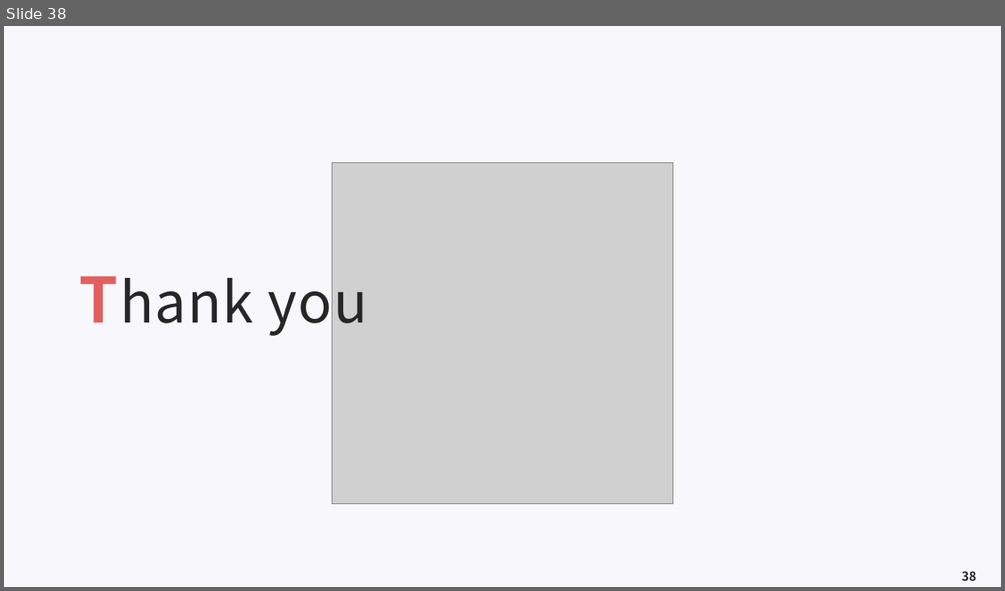
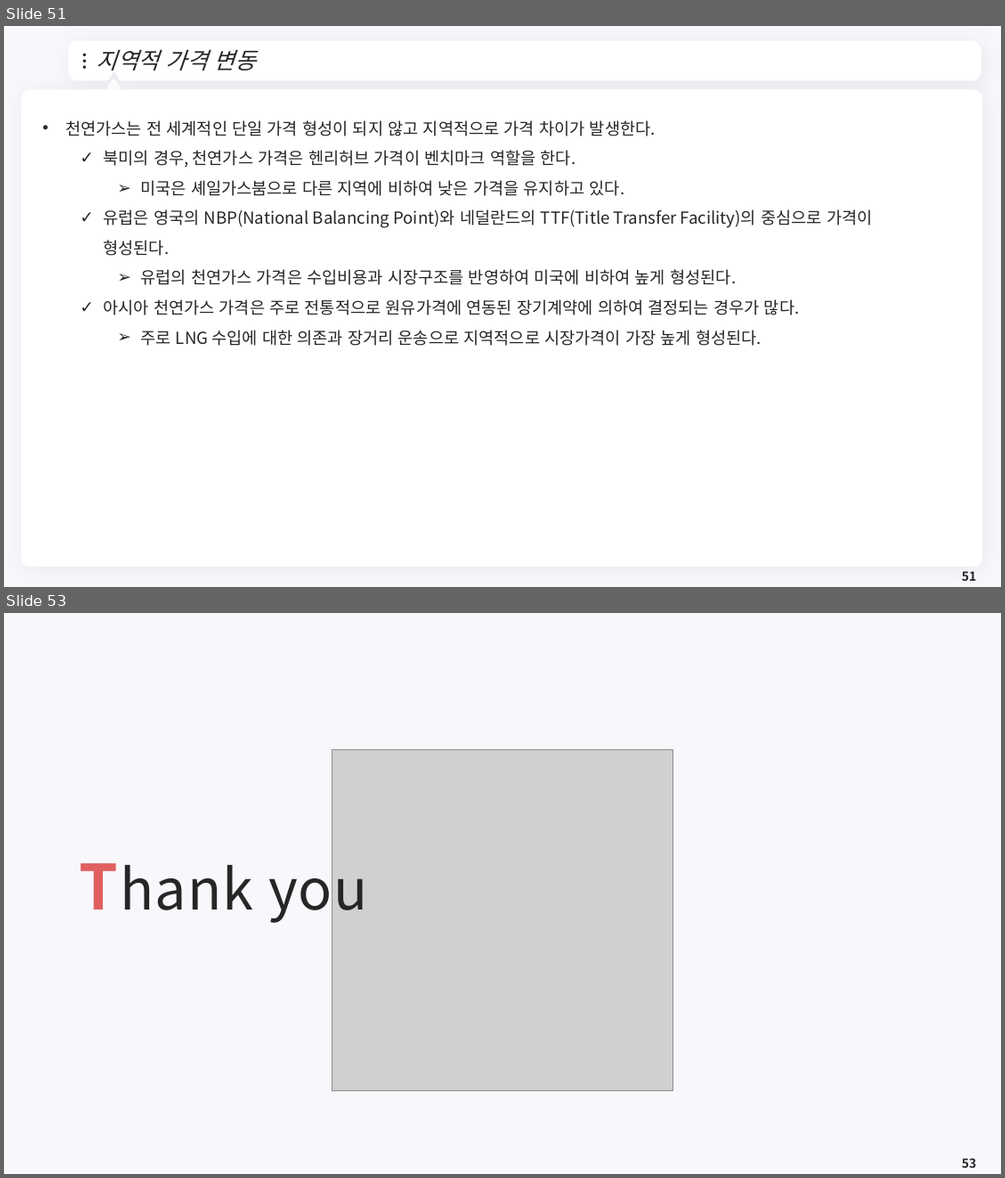
Before and after one commit to meandthey/Teaching, a slide deck: 에너지경제학/자원에너지경제학_Chapter_3 (가스).pptx. Shown one above the other, each under a label of ours: slide 38 before the commit, slides 51 and 53 after it; the slides between them are not shown. The pictures are 1005x591 and 1005x1178 pixels, drawn with LibreOffice and Linux fonts; fonts in the diff are those of the drawing; grey boxes stand for pictures; background and template pictures are left out. Boxes give left, top, right and bottom in pixels: in the first picture for what was removed or moved away, otherwise in the second. Text is boxed around its words. In the diff, an @@ line names an element or a change of style, - is before the commit and + after.

```diff
--- a/에너지경제학/자원에너지경제학_Chapter_3 (가스).pptx
+++ b/에너지경제학/자원에너지경제학_Chapter_3 (가스).pptx
@@ slide 51 added at (4,26,1001,587), background #F8F7FC @@
@@ freeform shape added at (72,45,978,78), fill #FFFFFF, outline #FFFFFF 7.25 pt @@
@@ title added at (97,49,256,70), 22 pt, text #262626, italic @@
+지역적 가격 변동
@@ ellipse added at (83,54,86,56), fill #262626 @@
@@ ellipse added at (83,60,86,62), fill #262626 @@
@@ ellipse added at (83,66,86,69), fill #262626 @@
@@ freeform shape added at (957,56,966,67), fill #FFFFFF @@
@@ rounded rectangle added at (21,89,983,566), fill #FFFFFF @@
@@ triangle added at (105,80,122,95), fill #FFFFFF, outline #FFFFFF 3.75 pt @@
@@ text added at (66,120,872,346), 16 pt, text #262626 @@
+• 천연가스는 전 세계적인 단일 가격 형성이 되지 않고 지역적으로 가격 차이가 발생한다.
+  ✓ 북미의 경우, 천연가스 가격은 헨리허브 가격이 벤치마크 역할을 한다.
+    ➢ 미국은 셰일가스붐으로 다른 지역에 비하여 낮은 가격을 유지하고 있다.
+  ✓ 유럽은 영국의 NBP(National Balancing Point)와 네덜란드의 TTF(Title Transfer Facility)의 중심으로 가격이 형성된다.
+    ➢ 유럽의 천연가스 가격은 수입비용과 시장구조를 반영하여 미국에 비하여 높게 형성된다.
+  ✓ 아시아 천연가스 가격은 주로 전통적으로 원유가격에 연동된 장기계약에 의하여 결정되는 경우가 많다.
+    ➢ 주로 LNG 수입에 대한 의존과 장거리 운송으로 지역적으로 시장가격이 가장 높게 형성된다.
@@ page number added at (962,571,976,580), 12 pt, text #262626, bold @@
+51
@@ what was slide 38 is now slide 53 @@
@@ page number at (962,1158,976,1167): text changed @@
-38
+53
```
Also in this commit, not shown: 1 slide changed, 14 other slides added, 2 other files.
